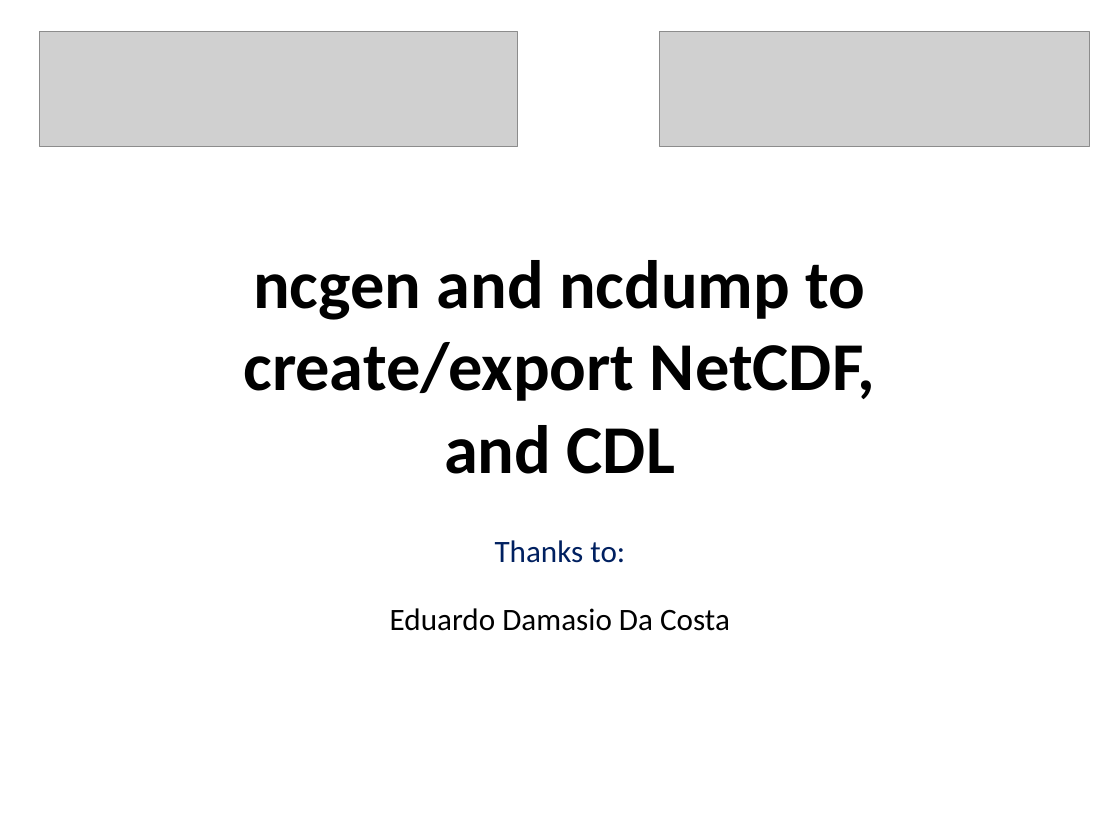
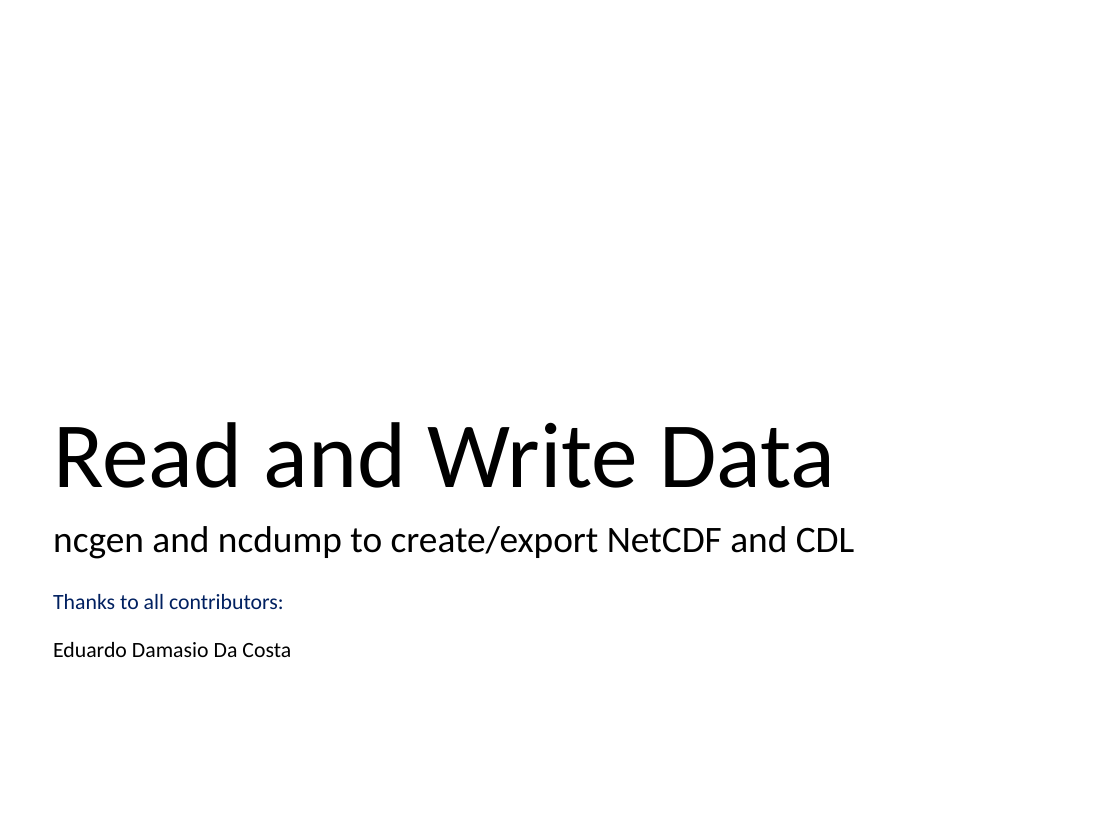
Before and after one commit to ncasuk/ncas-isc, a slide deck: slide 1 of python/presentations/read_write_data/07_ncgen_ncdump_cdl.ppt. Drawn at 1120x840 pixels with LibreOffice and Linux fonts; fonts in the diff are those of the drawing; grey boxes stand for pictures; background and template pictures are left out. Boxes give left, top, right and bottom in pixels: in the first picture for what was removed or moved away, otherwise in the second. Text is boxed around its words. In the diff, an @@ line names an element or a change of style, - is before the commit and + after.

Commit message:
Finished read_write_data7-10

```diff
--- a/python/presentations/read_write_data/07_ncgen_ncdump_cdl.ppt
+++ b/python/presentations/read_write_data/07_ncgen_ncdump_cdl.ppt
@@ picture removed at (39,31,517,146) @@
@@ picture removed at (660,31,1090,146) @@
@@ title added at (53,422,835,488), 60 pt, text #000000 @@
+Read and Write Data
@@ subtitle at (53,526,855,559): text changed; size 44 to 24 pt; bold off @@
-ncgen and ncdump to create/export NetCDF,
-and CDL
+ncgen and ncdump to create/export NetCDF and CDL
@@ text "Thanks to all contributors:": place and size @@
-text "Thanks to all contributors:" at (390,540,730,631)
+text "Thanks to all contributors:" at (53,594,291,657)
@@ text at (53,594,284,609): text changed; size 20 to 14 pt @@
-Thanks to:
+Thanks to all contributors:
@@ text at (53,642,291,657): size 20 to 14 pt in "Eduardo Damasio Da Costa"; alignment centre to left; less space between paragraphs @@
```
Also in this commit, not shown: 8 other slides changed, 2 other files.
